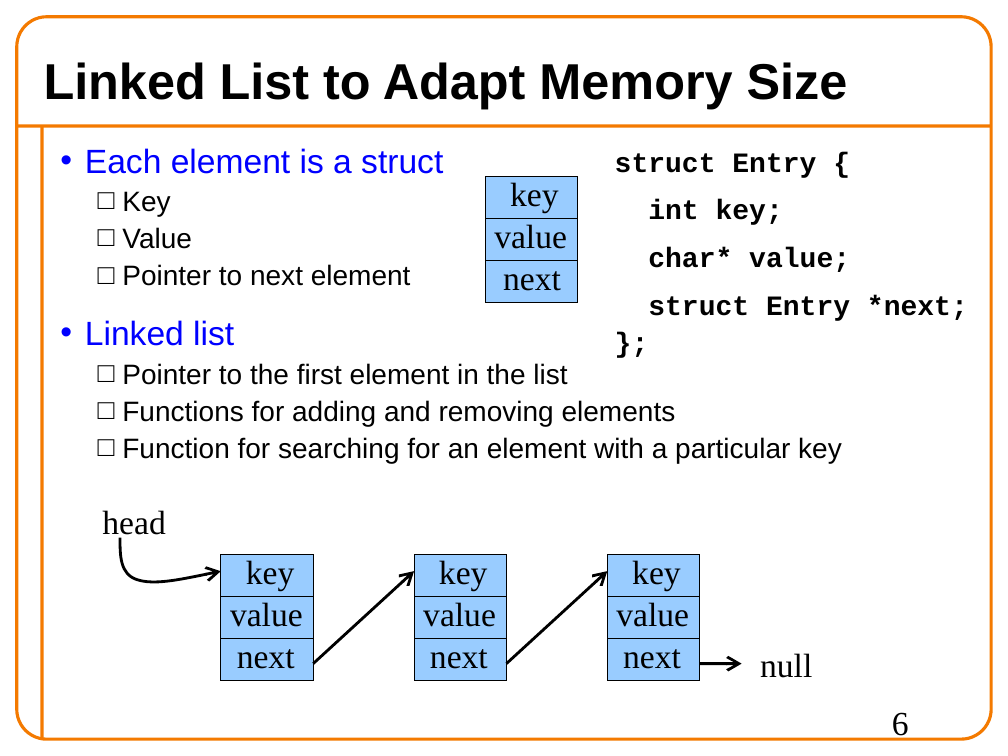
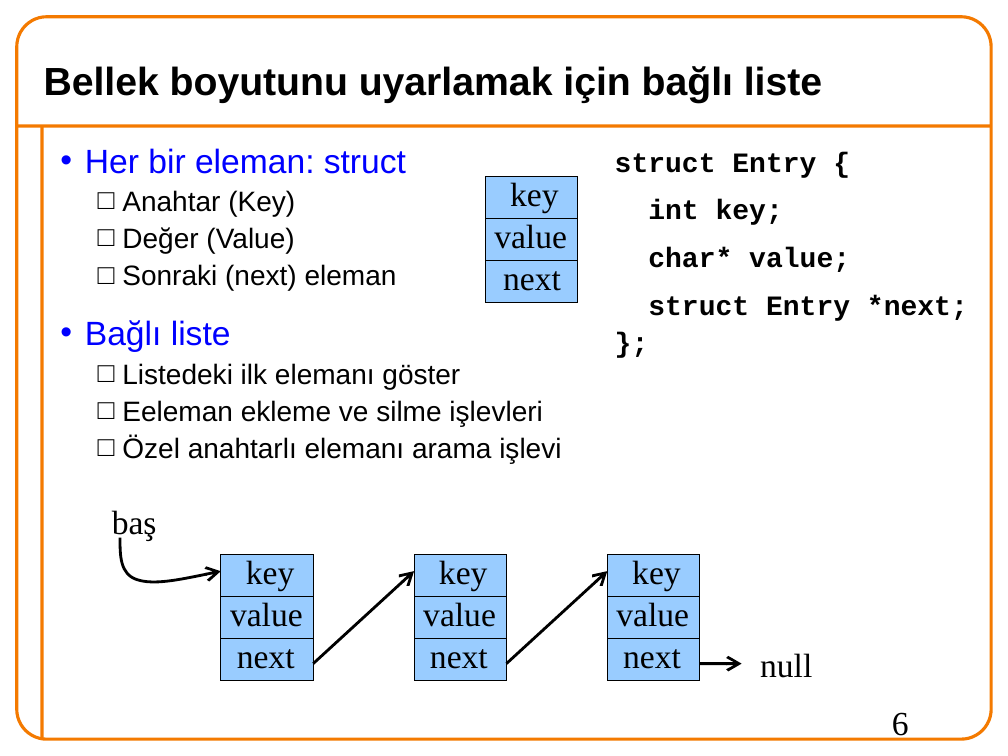
Before and after one commit to 19ceng/ceng201pro, a slide deck: slide 6 of 09hash.odp. Drawn at 1008x756 pixels with LibreOffice and Linux fonts; fonts in the diff are those of the drawing; background and template pictures are left out. Boxes give left, top, right and bottom in pixels: in the first picture for what was removed or moved away, otherwise in the second. Text is boxed around its words. In the diff, an @@ line names an element or a change of style, - is before the commit and + after.

```diff
--- a/09hash.odp
+++ b/09hash.odp
@@ title at (44, 66, 822, 103): text changed; size 36 to 28 pt @@
-Linked List to Adapt Memory Size
+Bellek boyutunu uyarlamak için bağlı liste
@@ text at (85, 148, 561, 463): text changed @@
-• Each element is a struct
-  □ Key
-  □ Value
-  □ Pointer to next element
-• Linked list
-  □ Pointer to the first element in the list
-  □ Functions for adding and removing elements
-  □ Function for searching for an element with a particular key
+• Her bir eleman: struct
+  □ Anahtar (Key)
+  □ Değer (Value)
+  □ Sonraki (next) eleman
+• Bağlı liste
+  □ Listedeki ilk elemanı göster
+  □ Eeleman ekleme ve silme işlevleri
+  □ Özel anahtarlı elemanı arama işlevi
@@ text removed at (102, 510, 165, 540) @@
-head
@@ text added at (112, 510, 157, 540), 24 pt, text #000000 @@
+baş
```
Also in this commit, not shown: 25 other slides changed, 8 slides added, 8 slides removed, 1 other file.
